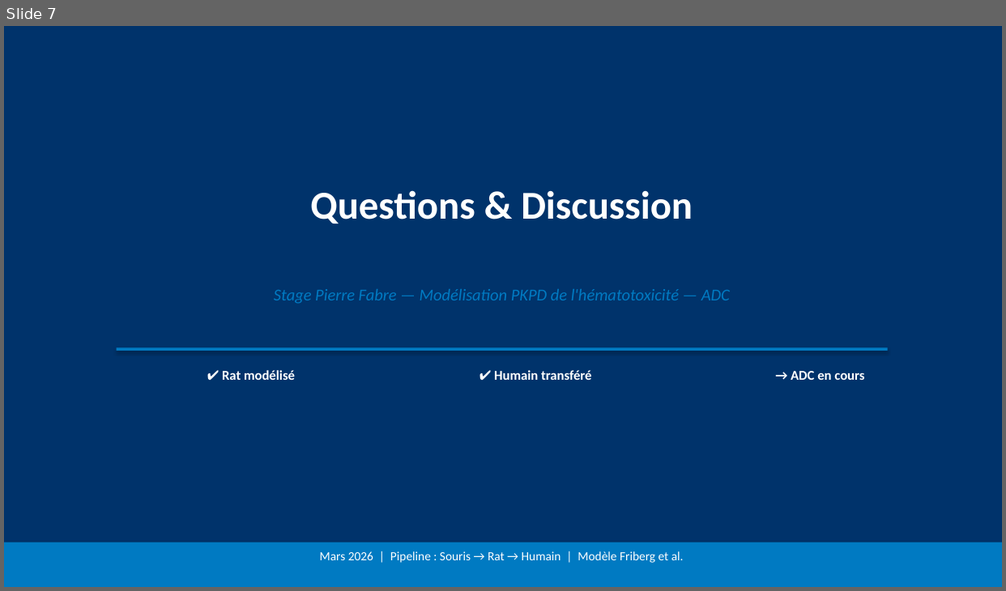
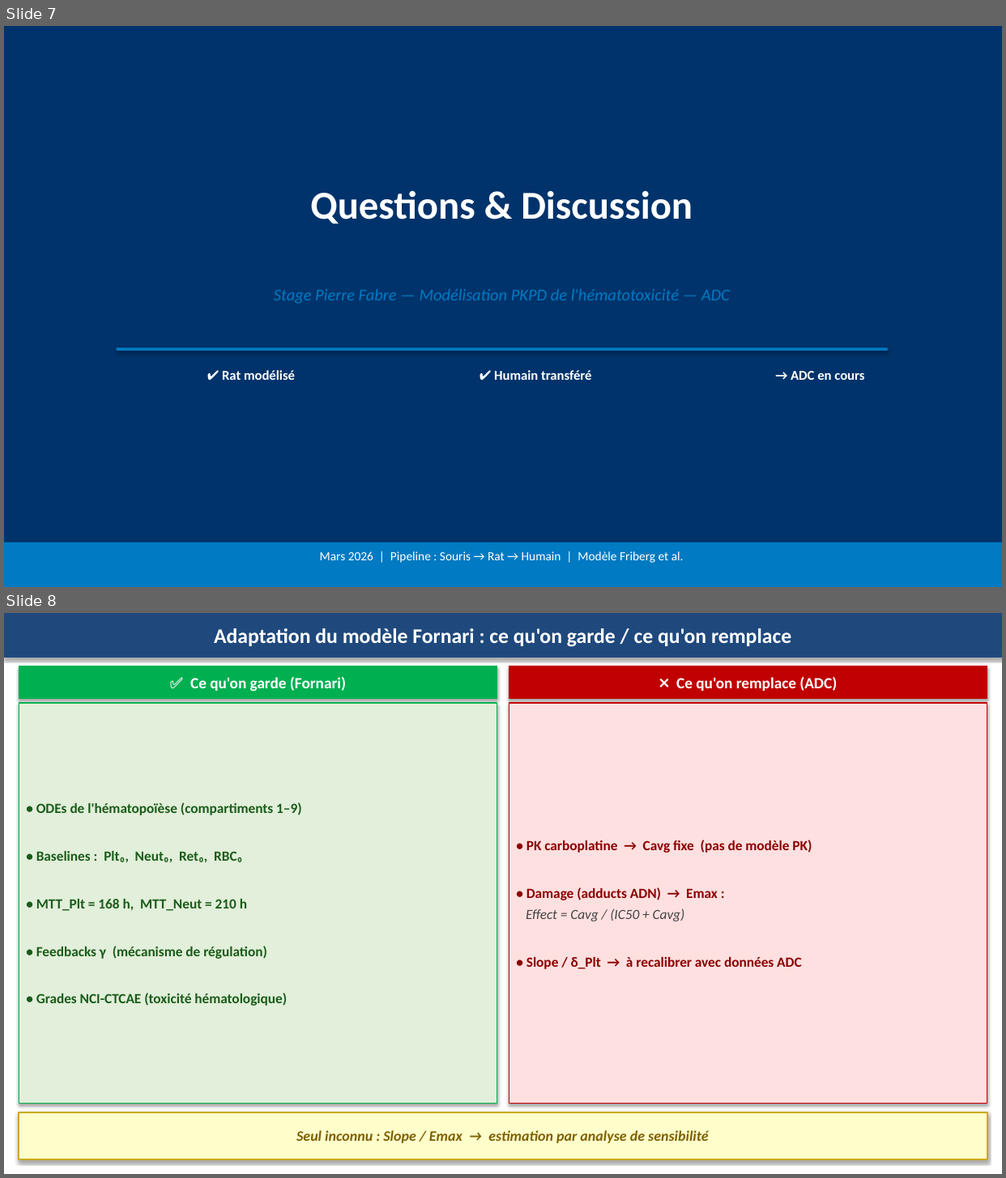
Before and after one commit to omarhss4k/Hema, a slide deck: reunion_point/reunion_prochaine.pptx. Shown one above the other, each under a label of ours: slide 7 before the commit, slides 7 and 8 after it. The pictures are 1006x591 and 1006x1178 pixels, drawn with LibreOffice and Linux fonts; fonts in the diff are those of the drawing. Boxes give left, top, right and bottom in pixels: in the first picture for what was removed or moved away, otherwise in the second. Text is boxed around its words. In the diff, an @@ line names an element or a change of style, - is before the commit and + after.

```diff
--- a/reunion_point/reunion_prochaine.pptx
+++ b/reunion_point/reunion_prochaine.pptx
@@ slide 8 added at (x1=4, y1=613, x2=1002, y2=1174), background #FFFFFF @@
@@ rectangle added at (x1=4, y1=613, x2=1002, y2=658), fill #1F497D, outline #1F497D 0.75 pt, 20 pt, text #FFFFFF, bold @@
+Adaptation du modèle Fornari : ce qu'on garde / ce qu'on remplace
@@ rectangle added at (x1=19, y1=666, x2=497, y2=698), fill #00B050, outline #00B050 0.75 pt, 15 pt, text #FFFFFF, bold @@
+✅ Ce qu'on garde (Fornari)
@@ rectangle added at (x1=509, y1=666, x2=987, y2=698), fill #C00000, outline #C00000 0.75 pt, 15 pt, text #FFFFFF, bold @@
+❌ Ce qu'on remplace (ADC)
@@ rectangle added at (x1=19, y1=703, x2=497, y2=1103), fill #E2EFDA, outline #00B050 1 pt, 13.5 pt, text #1A5C1A, bold @@
+• ODEs de l'hématopoïèse (compartiments 1–9)
+• Baselines : Plt₀, Neut₀, Ret₀, RBC₀
+• MTT_Plt = 168 h, MTT_Neut = 210 h
+• Feedbacks γ (mécanisme de régulation)
+• Grades NCI-CTCAE (toxicité hématologique)
@@ rectangle added at (x1=509, y1=703, x2=987, y2=1103), fill #FFE0E0, outline #C00000 1 pt, 13.5 pt, text #8B0000, bold @@
+• PK carboplatine → Cavg fixe (pas de modèle PK)
+• Damage (adducts ADN) → Emax :
+Effect = Cavg / (IC50 + Cavg)
+• Slope / δ_Plt → à recalibrer avec données ADC
@@ rectangle added at (x1=19, y1=1112, x2=987, y2=1160), fill #FFFFCC, outline #CCAA00 1.5 pt, 14 pt, text #7F6000, bold, italic @@
+Seul inconnu : Slope / Emax → estimation par analyse de sensibilité
```
Also in this commit, not shown: 1 other file.
